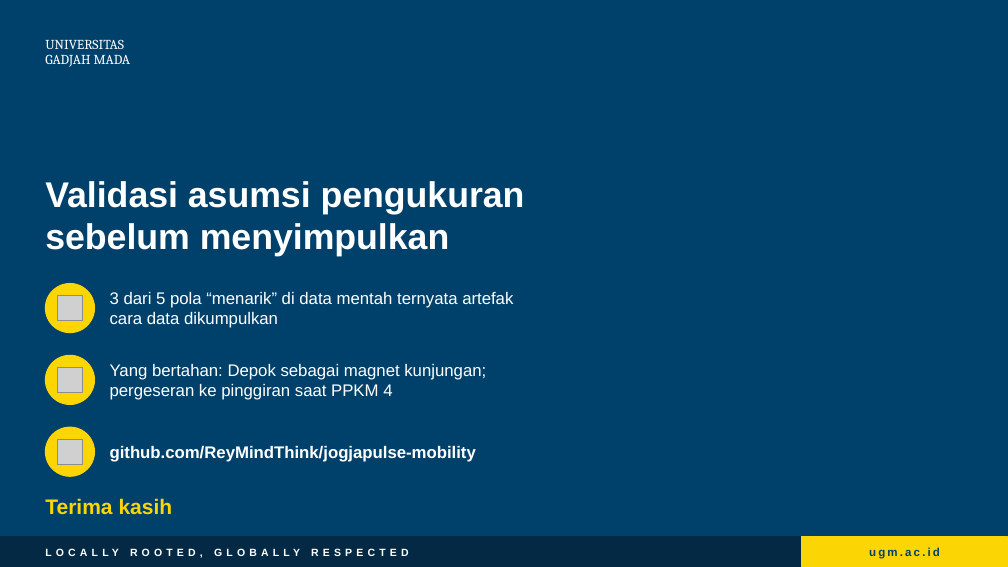
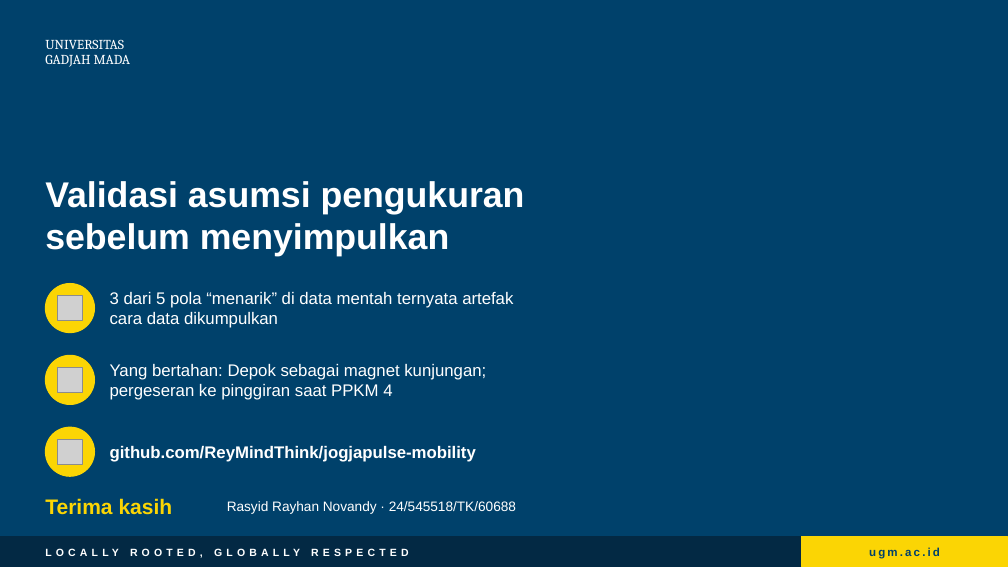
Before and after one commit to ReyMindThink/jogjapulse-mobility, a slide deck: slide 13 of docs/jogjapulse_presentasi.pptx. Drawn at 1008x567 pixels with LibreOffice and Linux fonts; fonts in the diff are those of the drawing; grey boxes stand for pictures; background and template pictures are left out. Boxes give left, top, right and bottom in pixels: in the first picture for what was removed or moved away, otherwise in the second. Text is boxed around its words. In the diff, an @@ line names an element or a change of style, - is before the commit and + after.

Commit message:
Slide: identitas lengkap & urutan jebakan sebelum temuan

```diff
--- a/docs/jogjapulse_presentasi.pptx
+++ b/docs/jogjapulse_presentasi.pptx
@@ text added at (x1=227, y1=501, x2=516, y2=514), 13 pt, text #FFFFFF @@
+Rasyid Rayhan Novandy · 24/545518/TK/60688
```
Also in this commit, not shown: 2 other slides changed.
